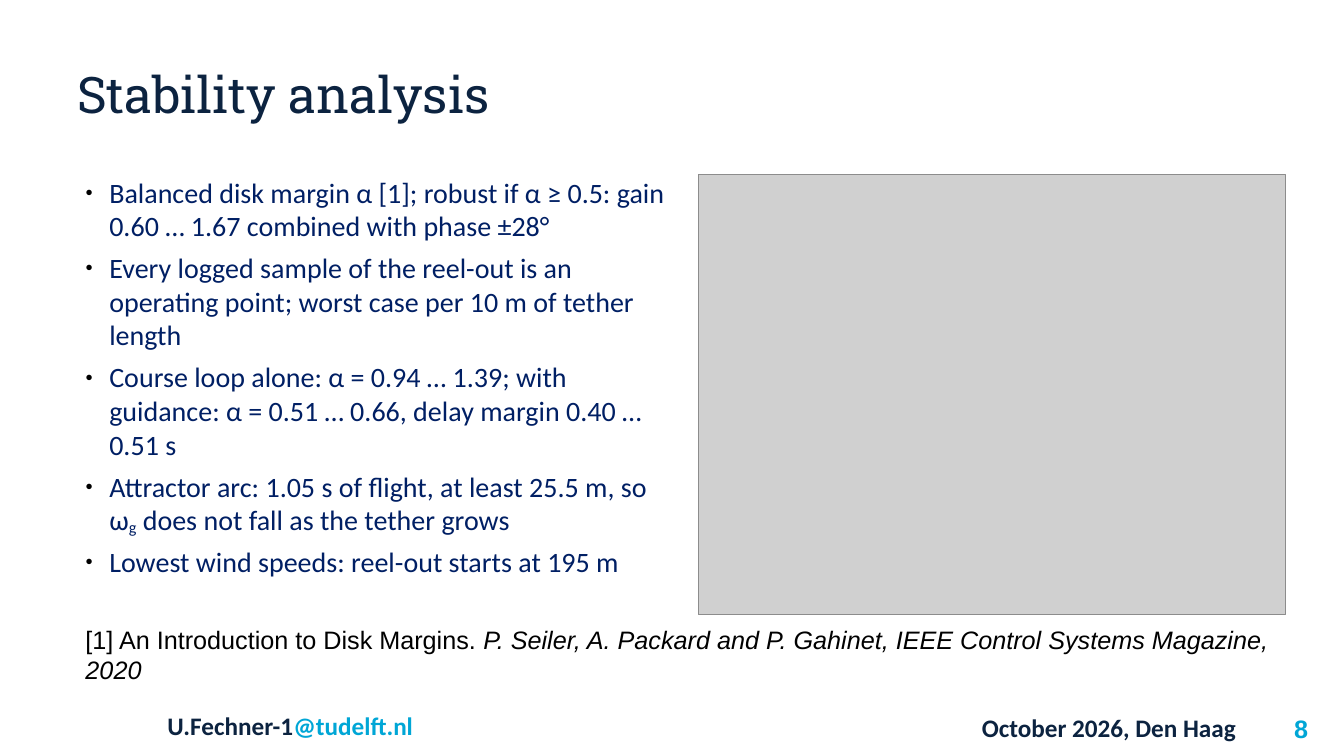
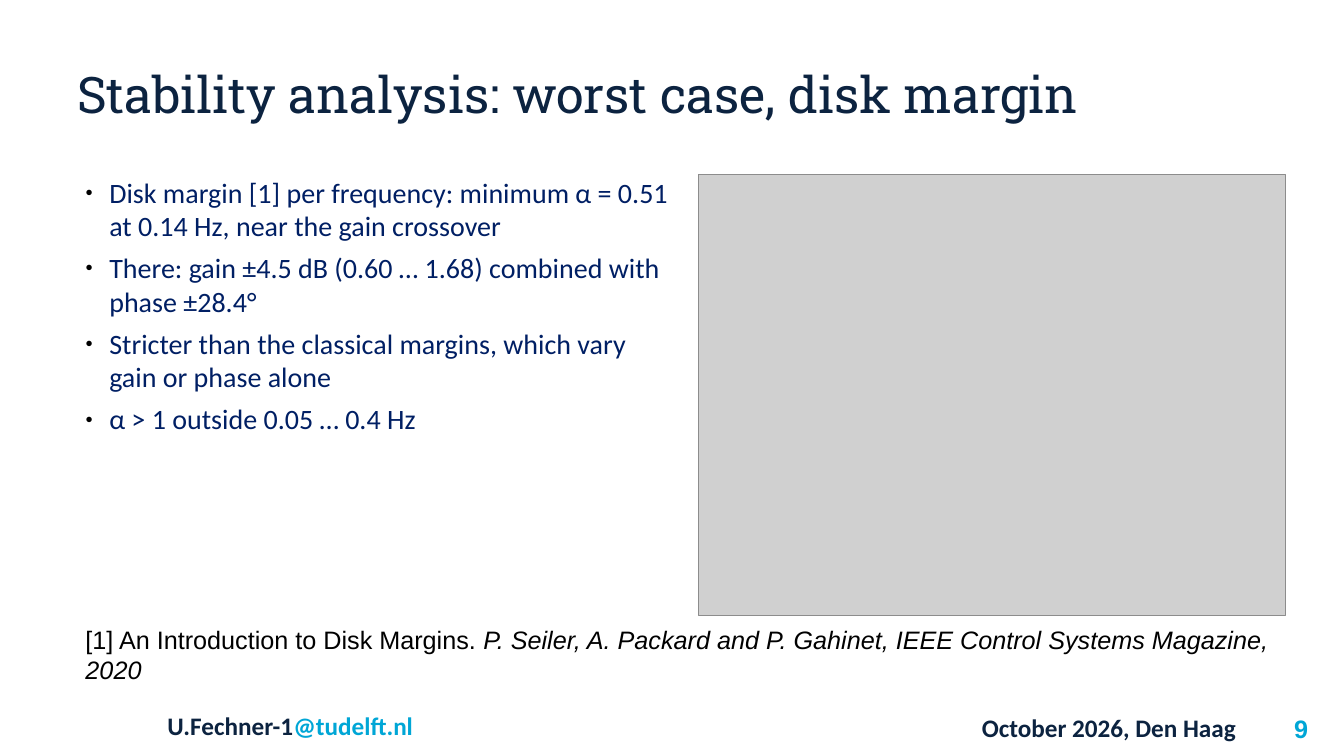
Before and after one commit to OpenSourceAWE/SimpleKiteControllers.jl, a slide deck: slide 9 of presentation/Robust_kite_control_Fechner.odp (slide 8 before the commit). Drawn at 1344x756 pixels with LibreOffice and Linux fonts; fonts in the diff are those of the drawing; grey boxes stand for pictures; background and template pictures are left out. Boxes give left, top, right and bottom in pixels: in the first picture for what was removed or moved away, otherwise in the second. Text is boxed around its words. In the diff, an @@ line names an element or a change of style, - is before the commit and + after.

```diff
--- a/presentation/Robust_kite_control_Fechner.odp
+++ b/presentation/Robust_kite_control_Fechner.odp
@@ title at [77, 74, 1079, 124]: text changed @@
-Stability analysis
+Stability analysis: worst case, disk margin
@@ text at [109, 182, 668, 430]: text changed @@
-● Balanced disk margin α [1]; robust if α ≥ 0.5: gain 0.60 … 1.67 combined with phase ±28°
-● Every logged sample of the reel-out is an operating point; worst case per 10 m of tether length
-● Course loop alone: α = 0.94 … 1.39; with guidance: α = 0.51 … 0.66, delay margin 0.40 … 0.51 s
-● Attractor arc: 1.05 s of flight, at least 25.5 m, so ωg does not fall as the tether grows
-● Lowest wind speeds: reel-out starts at 195 m
+● Disk margin [1] per frequency: minimum α = 0.51 at 0.14 Hz, near the gain crossover
+● There: gain ±4.5 dB (0.60 … 1.68) combined with phase ±28.4°
+● Stricter than the classical margins, which vary gain or phase alone
+● α > 1 outside 0.05 … 0.4 Hz
@@ page number at [1294, 720, 1308, 739]: text changed @@
-8
+9
```
Also in this commit, not shown: 1 other slide changed, 1 slide added, 1 other file.
